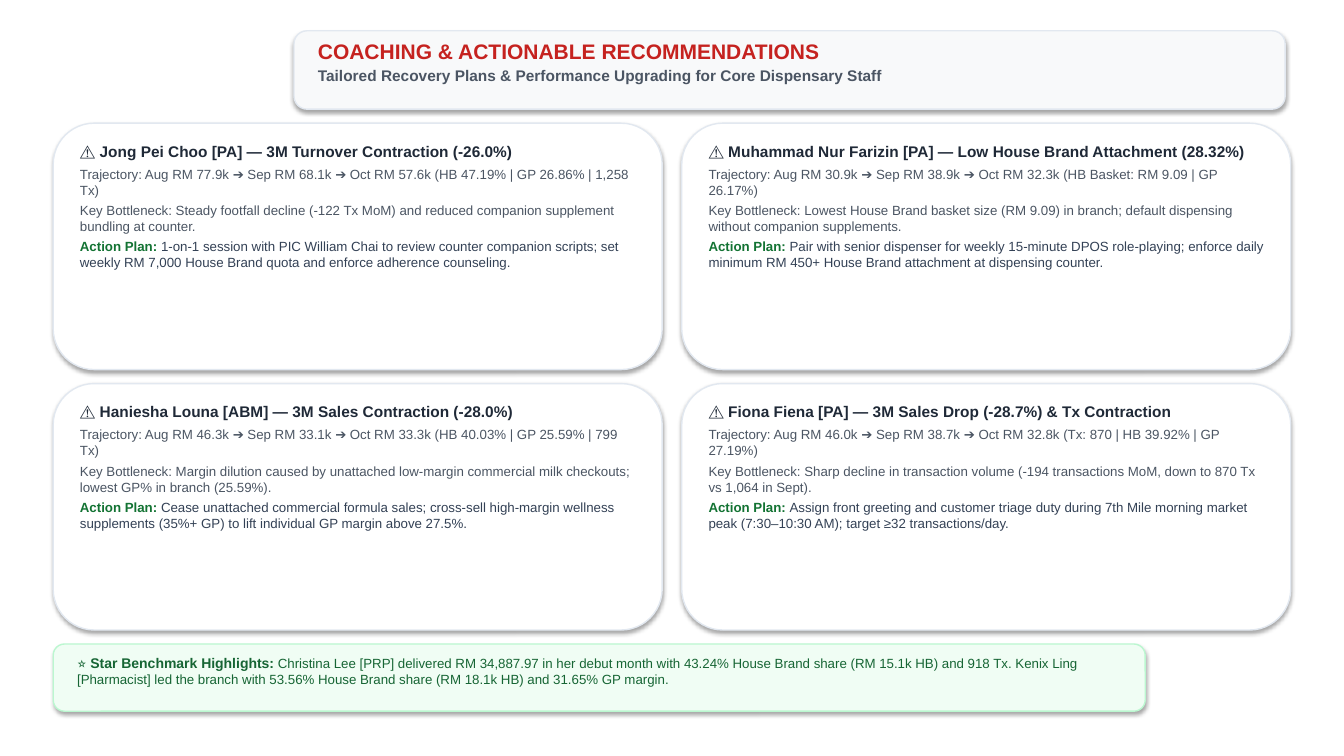
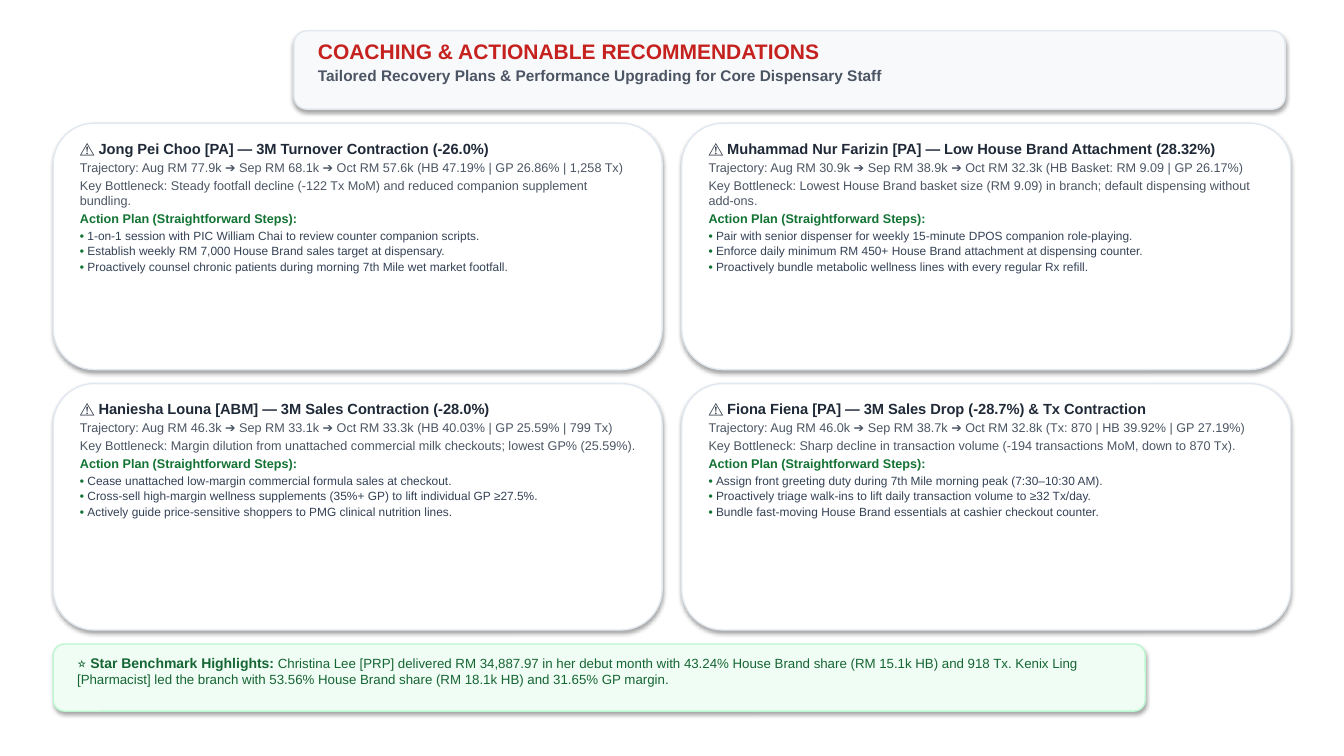
Before and after one commit to WilliamChai1/Pharmacy-Branch-Management-Hub, a slide deck: slide 6 of Kota_Sentosa_October_2026_Official.pptx. Drawn at 1344x756 pixels with LibreOffice and Linux fonts; fonts in the diff are those of the drawing; background and template pictures are left out. Boxes give left, top, right and bottom in pixels: in the first picture for what was removed or moved away, otherwise in the second. Text is boxed around its words. In the diff, an @@ line names an element or a change of style, - is before the commit and + after.

Commit message:
Refactor Gemini AI strategy, SWOT, and coaching action plans into straightforward point form

```diff
--- a/Kota_Sentosa_October_2026_Official.pptx
+++ b/Kota_Sentosa_October_2026_Official.pptx
@@ text at [80,143,623,175]: size 11 to 10.5 pt in "⚠️ Jong Pei Choo [PA] — 3M ..."; size 9.5 to 9 pt in "Trajectory: Aug RM 77.9k ➔ Sep RM ..."; less space between paragraphs @@
@@ text at [709,143,1243,175]: size 11 to 10.5 pt in "⚠️ Muhammad Nur Farizin [PA] — Low ..."; size 9.5 to 9 pt in "Trajectory: Aug RM 30.9k ➔ Sep RM ..."; less space between paragraphs @@
@@ text at [80,181,587,274]: text changed; size 9.5 to 8.5 pt @@
-Key Bottleneck: Steady footfall decline (-122 Tx MoM) and reduced companion supplement bundling at counter.
-Action Plan: 1-on-1 session with PIC William Chai to review counter companion scripts; set weekly RM 7,000 House Brand quota and enforce adherence counseling.
+Key Bottleneck: Steady footfall decline (-122 Tx MoM) and reduced companion supplement bundling.
+Action Plan (Straightforward Steps):
+• 1-on-1 session with PIC William Chai to review counter companion scripts.
+• Establish weekly RM 7,000 House Brand sales target at dispensary.
+• Proactively counsel chronic patients during morning 7th Mile wet market footfall.
@@ text at [709,181,1250,274]: text changed; size 9.5 to 8.5 pt @@
-Key Bottleneck: Lowest House Brand basket size (RM 9.09) in branch; default dispensing without companion supplements.
-Action Plan: Pair with senior dispenser for weekly 15-minute DPOS role-playing; enforce daily minimum RM 450+ House Brand attachment at dispensing counter.
+Key Bottleneck: Lowest House Brand basket size (RM 9.09) in branch; default dispensing without add-ons.
+Action Plan (Straightforward Steps):
+• Pair with senior dispenser for weekly 15-minute DPOS companion role-playing.
+• Enforce daily minimum RM 450+ House Brand attachment at dispensing counter.
+• Proactively bundle metabolic wellness lines with every regular Rx refill.
@@ text at [80,403,612,435]: size 11 to 10.5 pt in "⚠️ Haniesha Louna [ABM] — 3M Sales ..."; size 9.5 to 9 pt in "Trajectory: Aug RM 46.3k ➔ Sep RM ..."; less space between paragraphs @@
@@ text at [709,403,1245,435]: size 11 to 10.5 pt in "⚠️ Fiona Fiena [PA] — 3M Sales ..."; size 9.5 to 9 pt in "Trajectory: Aug RM 46.0k ➔ Sep RM ..."; less space between paragraphs @@
@@ text at [80,441,636,519]: text changed; size 9.5 to 8.5 pt @@
-Key Bottleneck: Margin dilution caused by unattached low-margin commercial milk checkouts; lowest GP% in branch (25.59%).
-Action Plan: Cease unattached commercial formula sales; cross-sell high-margin wellness supplements (35%+ GP) to lift individual GP margin above 27.5%.
+Key Bottleneck: Margin dilution from unattached commercial milk checkouts; lowest GP% (25.59%).
+Action Plan (Straightforward Steps):
+• Cease unattached low-margin commercial formula sales at checkout.
+• Cross-sell high-margin wellness supplements (35%+ GP) to lift individual GP ≥27.5%.
+• Actively guide price-sensitive shoppers to PMG clinical nutrition lines.
@@ text at [709,441,1236,519]: text changed; size 9.5 to 8.5 pt @@
-Key Bottleneck: Sharp decline in transaction volume (-194 transactions MoM, down to 870 Tx vs 1,064 in Sept).
-Action Plan: Assign front greeting and customer triage duty during 7th Mile morning market peak (7:30–10:30 AM); target ≥32 transactions/day.
+Key Bottleneck: Sharp decline in transaction volume (-194 transactions MoM, down to 870 Tx).
+Action Plan (Straightforward Steps):
+• Assign front greeting duty during 7th Mile morning peak (7:30–10:30 AM).
+• Proactively triage walk-ins to lift daily transaction volume to ≥32 Tx/day.
+• Bundle fast-moving House Brand essentials at cashier checkout counter.
```
Also in this commit, not shown: 1 other slide changed, 3 other files.
